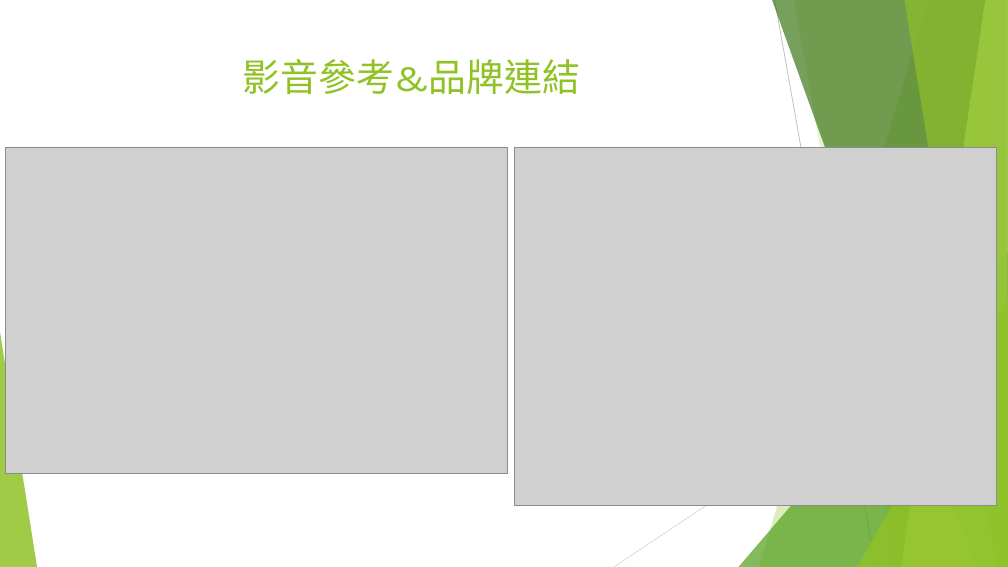
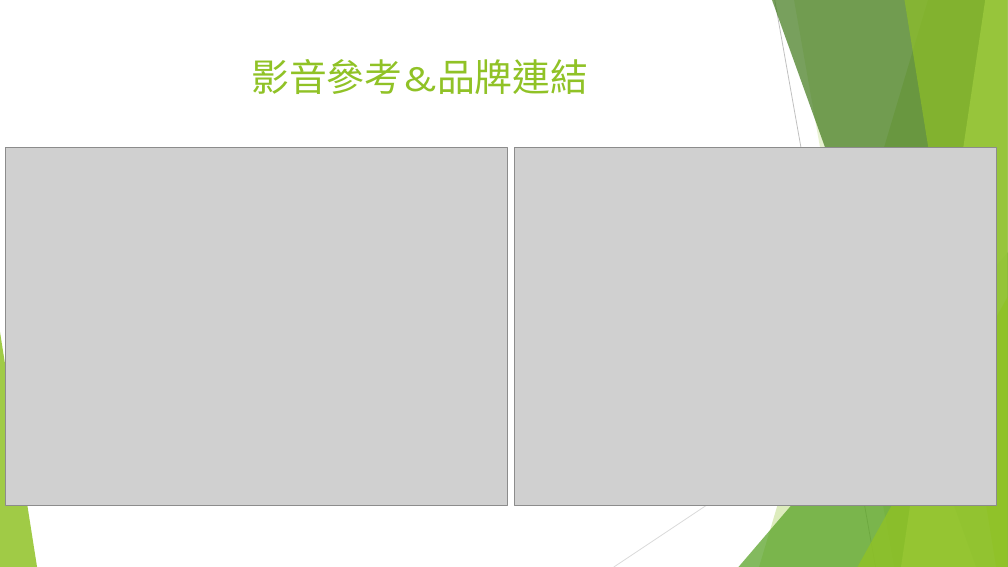
Before and after one commit to happy1103/SecretCloset, a slide deck: slide 8 of Webprograming/document/00457004+00457013.pptx. Drawn at 1008x567 pixels with LibreOffice and Linux fonts; fonts in the diff are those of the drawing; grey boxes stand for pictures. Boxes give left, top, right and bottom in pixels: in the first picture for what was removed or moved away, otherwise in the second. Text is boxed around its words. In the diff, an @@ line names an element or a change of style, - is before the commit and + after.

```diff
--- a/Webprograming/document/00457004+00457013.pptx
+++ b/Webprograming/document/00457004+00457013.pptx
@@ title "影音參考&品牌連結": place and size @@
-title "影音參考&品牌連結" at <box>243,59,580,94</box>
+title "影音參考&品牌連結" at <box>251,59,588,94</box>
@@ picture: place and size @@
-picture at <box>5,147,507,473</box>
+picture at <box>5,147,507,506</box>
```
Also in this commit, not shown: 8 other slides changed, 2 slides added.
